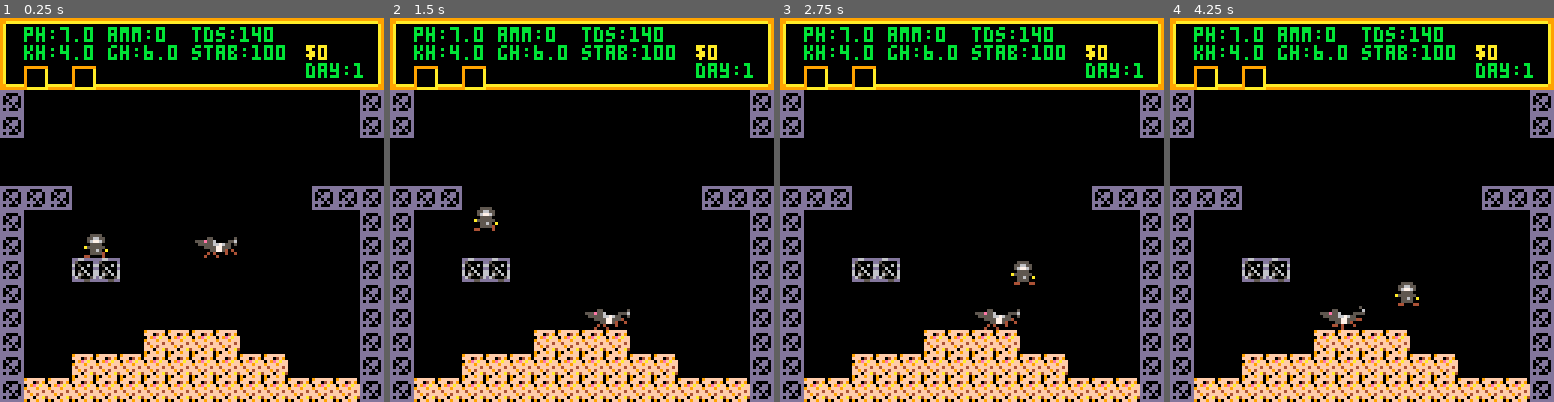
Above: before the commit, frames 1-4 (left to right).
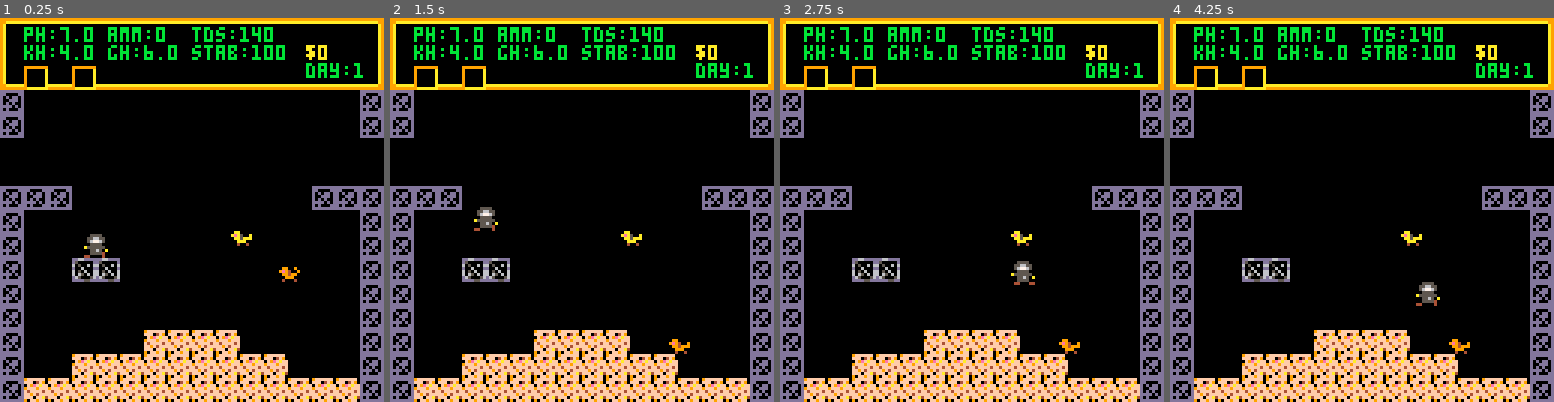
Above: after the commit, the same moments.

Repository: zvxr/shrimpkeeper
Game: PICO-8 cartridge shrimpkeeper.p8
The game is run twice, just before and just after one commit, with the same random seed, the same clock (stepped at 60 frames per second) and the same inputs.
Inputs:
- Up to frame 1 (0.25 s): no input
- Up to frame 2 (1.5 s): tap X (X key) at 0.33, 1.07 s
- Up to frame 3 (2.75 s): hold Right 1.6-2.1 s; tap X (X key) at 1.85 s; hold Up 2.15-2.42 s; hold Right from 2.47 s (still down)
- Up to frame 4 (4.25 s): tap X (X key) at 2.97, 4.08 s; release Right at 3.03 s; hold Left 3.08-3.58 s; hold Right from 4.02 s (still down)

The runs differ from the first frame. In frame 1, 0.5% of the frame differs, in the area x 50-79%, y 55-69%; in frame 2, 0.5%; in frame 3, 0.5%; in frame 4, 1.0%, in the area x 39-79%, y 55-88%.

Commit message:
working shrimp

Diff:
--- a/ent.lua
+++ b/ent.lua
@@ -46,6 +46,10 @@
 end
 
 function draw_ent(a)
+	if a.sa then
+		draw_shrimp(a)
+		return
+	end
 	local sx = (a.x * 8) - a.sw*4
 	local sy = (a.y * 8) - a.sh*4
 	spr(a.k + flr(a.frame)*a.fs, sx, sy, a.sw, a.sh)
--- /dev/null
+++ b/shrimp.lua
@@ -0,0 +1,74 @@
+function shrimp_size(a)
+	if a.sa<8 then
+		a.k=53
+		a.fs=1
+		a.frames=4
+		a.sw=1
+		a.sh=1
+		a.w=0.4
+	else
+		a.k=37
+		a.fs=2
+		a.frames=4
+		a.sw=2
+		a.sh=1
+		a.w=0.9
+	end
+end
+
+function make_shrimp(x,y)
+	a=make_ent(37,x,y)
+	a.sa=8
+	a.sp=0.5
+	a.sb=rnd(1)<0.5
+	a.sr=rnd(1)<0.3
+	a.sd=rnd(1)<0.1
+	shrimp_size(a)
+	return a
+end
+
+function make_fry(x,y)
+	a=make_shrimp(x,y)
+	a.sa=flr(rnd(8))
+	shrimp_size(a)
+	return a
+end
+
+function shrimp_day()
+	for a in all(ent) do
+		if a.sa then
+			a.sa+=1
+			shrimp_size(a)
+		end
+	end
+end
+
+function sbc(a,r,g)
+	return a.sb and r or g
+end
+
+function shrimp_body(a)
+	if a.sp>=2 then return sbc(a,2,3) end
+	if a.sp>=0.7 then return sbc(a,8,11) end
+	if a.sp>=0.5 then return sbc(a,9,10) end
+	return sbc(a,4,5)
+end
+
+function shrimp_back(a)
+	if a.sp>=2 then return sbc(a,2,3) end
+	if a.sp>=0.9 then return sbc(a,8,11) end
+	if a.sp>=0.6 then return sbc(a,9,10) end
+	return sbc(a,4,5)
+end
+
+function draw_shrimp(a)
+	local sx = (a.x * 8) - a.sw*4
+	local sy = (a.y * 8) - a.sh*4
+	local c=shrimp_body(a)
+	pal(5,c)
+	pal(6,shrimp_back(a))
+	pal(7,a.sr and a.sp>0.7 and 7 or c)
+	pal(14,a.sd and a.sp>0.9 and sbc(a,10,9) or 14)
+	spr(a.k + flr(a.frame)*a.fs, sx, sy, a.sw, a.sh)
+	pal()
+end
--- a/shrimpkeeper.p8
+++ b/shrimpkeeper.p8
@@ -5,6 +5,7 @@
 #include ent.lua
 #include physics.lua
 #include tank.lua
+#include shrimp.lua
 #include player.lua
 #include spawn.lua
 
--- a/spawn.lua
+++ b/spawn.lua
@@ -18,16 +18,17 @@
 	make_coin(7+flr(rnd(6))+r*16,9+flr(rnd(2)))
 end
 
+function add_fry()
+	make_fry(7+flr(rnd(6))+(1+flr(rnd(2)))*16,9+flr(rnd(2)))
+end
+
 function init_world()
 	ent = {}
 	init_tank()
 	pl = make_ent(21,20,9)
 	pl.frames=4
 
-	shrimp = make_ent(37,25,9)
-	shrimp.frames=4
-	shrimp.fs=2
-	shrimp.sw=2
-	shrimp.sh=1
-	shrimp.w=0.9
+	for i=1,4 do
+		add_fry()
+	end
 end
--- a/tank.lua
+++ b/tank.lua
@@ -19,7 +19,11 @@
 
 function upd_tank()
 	tank.t+=1
-	tank.day=1+flr(tank.t/1800)
+	local d=1+flr(tank.t/1800)
+	if d>tank.day then
+		tank.day=d
+		shrimp_day()
+	end
 	tank.ct+=1
 	if tank.ct>=120 then
 		tank.ct=0
Not shown, changed: DOCS.md
